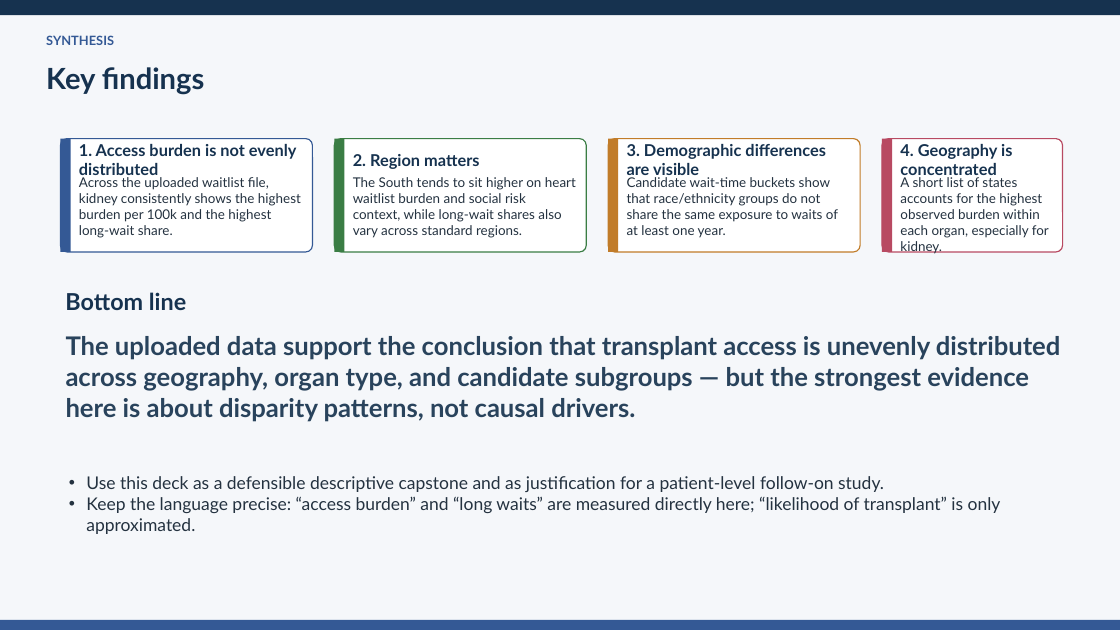
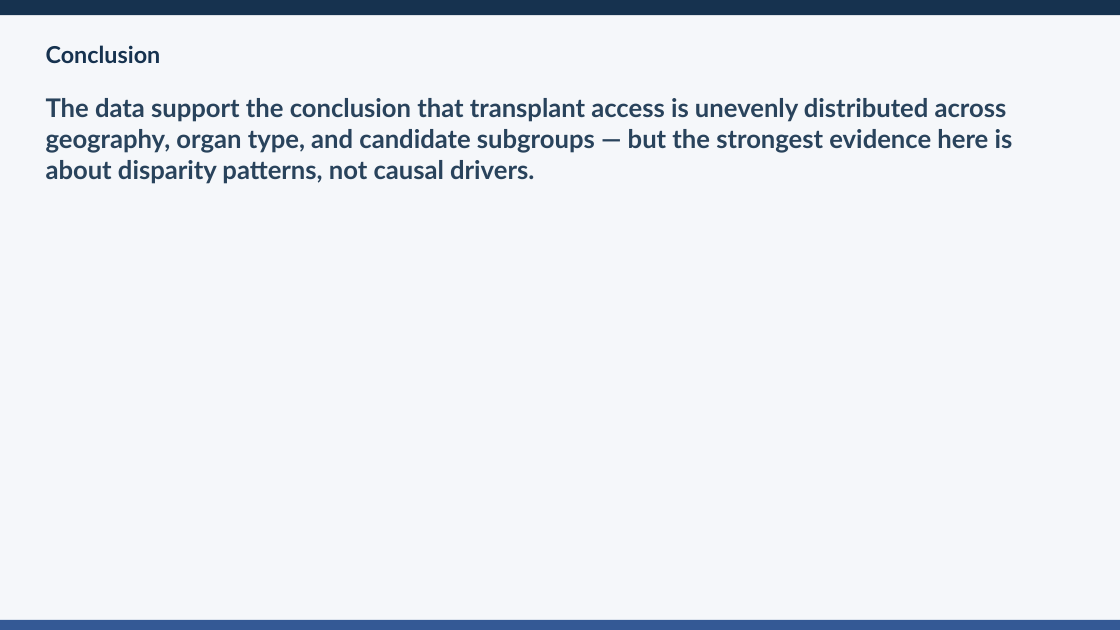
Before and after one commit to ansonrk/Capstone-DA16, a slide deck: slide 21 of DASHBOARD/transplant_equity_capstone_MVP.pptx (slide 16 before the commit). Drawn at 1120x630 pixels with LibreOffice and Linux fonts; fonts in the diff are those of the drawing. Boxes give left, top, right and bottom in pixels: in the first picture for what was removed or moved away, otherwise in the second. Text is boxed around its words. In the diff, an @@ line names an element or a change of style, - is before the commit and + after.

```diff
--- a/DASHBOARD/transplant_equity_capstone_MVP.pptx
+++ b/DASHBOARD/transplant_equity_capstone_MVP.pptx
@@ text removed at (46, 35, 114, 45) @@
-SYNTHESIS
@@ text added at (46, 45, 161, 63), 20 pt, text #16324F, bold @@
+Conclusion
@@ text removed at (46, 67, 204, 95) @@
-Key findings
@@ text at (46, 98, 1013, 184): text changed @@
-The uploaded data support the conclusion that transplant access is unevenly distributed across geography, organ type, and candidate subgroups — but the strongest evidence here is about disparity patterns, not causal drivers.
+The data support the conclusion that transplant access is unevenly distributed across geography, organ type, and candidate subgroups — but the strongest evidence here is about disparity patterns, not causal drivers.
@@ rounded rectangle removed at (60, 139, 313, 252) @@
@@ rectangle removed at (60, 139, 71, 252) @@
@@ text removed at (79, 144, 297, 180) @@
-1. Access burden is not evenly distributed
@@ rounded rectangle removed at (334, 139, 586, 252) @@
@@ rectangle removed at (334, 139, 344, 252) @@
@@ rounded rectangle removed at (608, 139, 860, 252) @@
@@ rectangle removed at (608, 139, 618, 252) @@
@@ text removed at (627, 144, 826, 180) @@
-3. Demographic differences are visible
@@ rounded rectangle removed at (882, 139, 1063, 252) @@
@@ rectangle removed at (882, 139, 892, 252) @@
@@ text removed at (900, 144, 1012, 180) @@
-4. Geography is concentrated
@@ text removed at (79, 177, 301, 238) @@
-Across the uploaded waitlist file, kidney consistently shows the highest burden per 100k and the highest long-wait share.
@@ text removed at (353, 154, 479, 169) @@
-2. Region matters
@@ text removed at (353, 177, 576, 238) @@
-The South tends to sit higher on heart waitlist burden and social risk context, while long-wait shares also vary across standard regions.
@@ text removed at (627, 177, 838, 238) @@
-Candidate wait-time buckets show that race/ethnicity groups do not share the same exposure to waits of at least one year.
@@ text removed at (900, 177, 1049, 254) @@
-A short list of states accounts for the highest observed burden within each organ, especially for kidney.
@@ text removed at (65, 292, 186, 310) @@
-Bottom line
@@ text removed at (86, 476, 1001, 534) @@
-• Use this deck as a defensible descriptive capstone and as justification for a patient-level follow-on study.
-• Keep the language precise: “access burden” and “long waits” are measured directly here; “likelihood of transplant” is only approximated.
```
Also in this commit, not shown: 14 other slides changed, 6 slides added, 3 slides removed, 1 other file.
